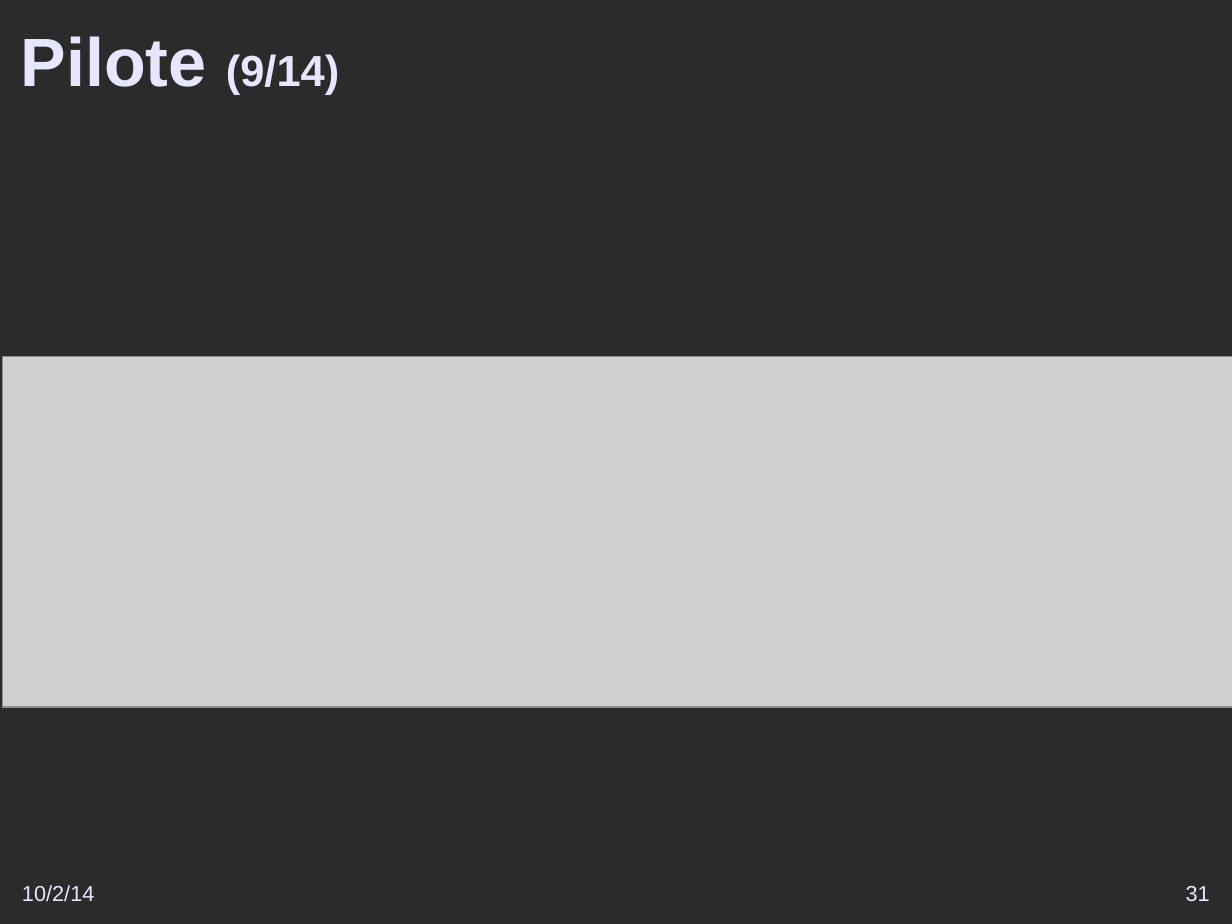
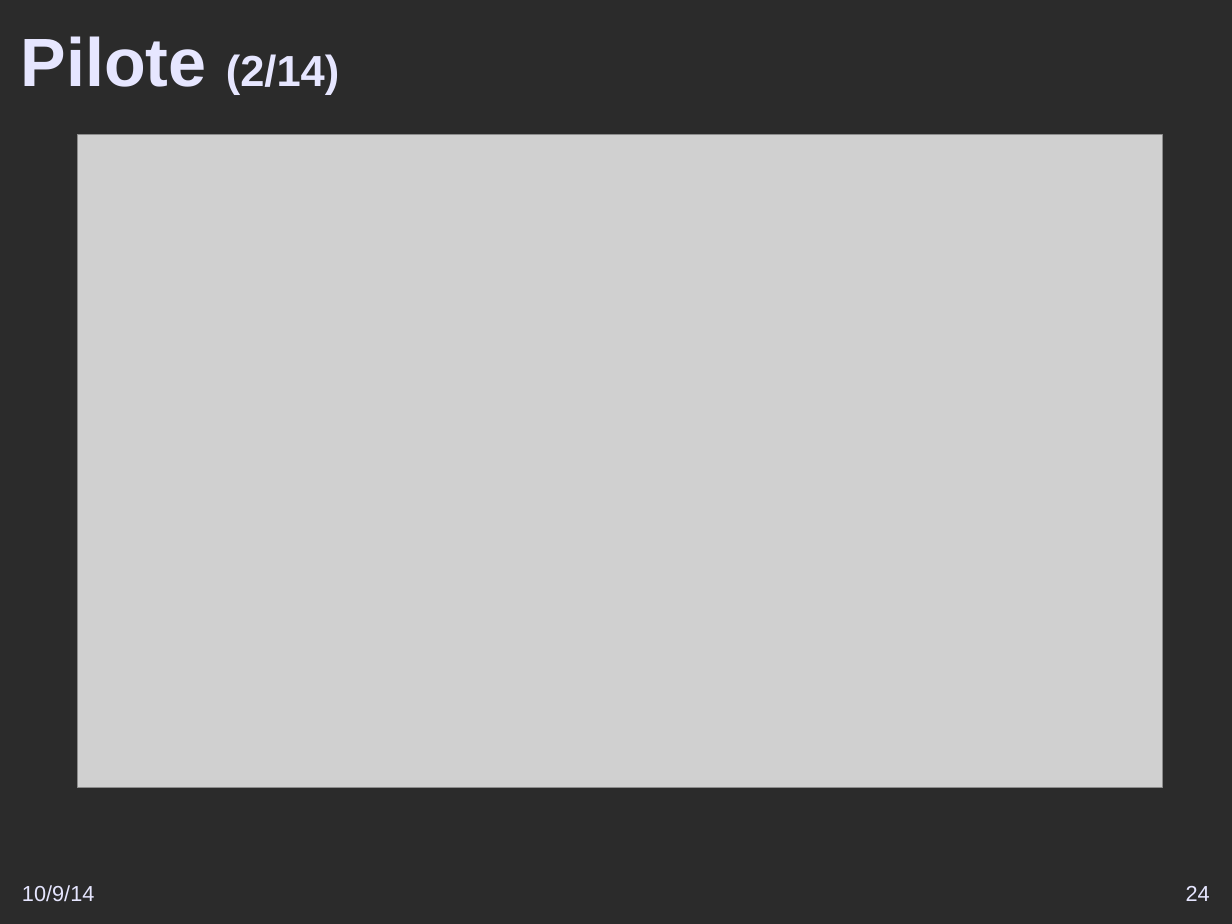
Before and after one commit to DSI-Ville-Noumea/sirh-kiosque-j2ee-old, a slide deck: slide 24 of src/site/resources/Vers_un_Kiosque_RH_J2EE.odp (slide 31 before the commit). Drawn at 1232x924 pixels with LibreOffice and Linux fonts; fonts in the diff are those of the drawing; grey boxes stand for pictures; background and template pictures are left out; a plain dark background stands for a picture behind light text. Boxes give left, top, right and bottom in pixels: in the first picture for what was removed or moved away, otherwise in the second. Text is boxed around its words. In the diff, an @@ line names an element or a change of style, - is before the commit and + after.

Commit message:
Attaque de la partie GED (screenshots, etc...), il me faut maintenant ajouter de la structure, cf #11021

```diff
--- a/src/site/resources/Vers_un_Kiosque_RH_J2EE.odp
+++ b/src/site/resources/Vers_un_Kiosque_RH_J2EE.odp
@@ title at (21, 36, 339, 95): text changed @@
-Pilote (9/14)
+Pilote (2/14)
@@ picture: place and size @@
-picture at (2, 357, 1232, 708)
+picture at (77, 134, 1163, 788)
@@ text at (22, 885, 95, 902): text changed @@
-10/2/14
+10/9/14
@@ page number at (1186, 886, 1210, 901): text changed @@
-31
+24
```
Also in this commit, not shown: 50 other slides changed, 16 slides added.
